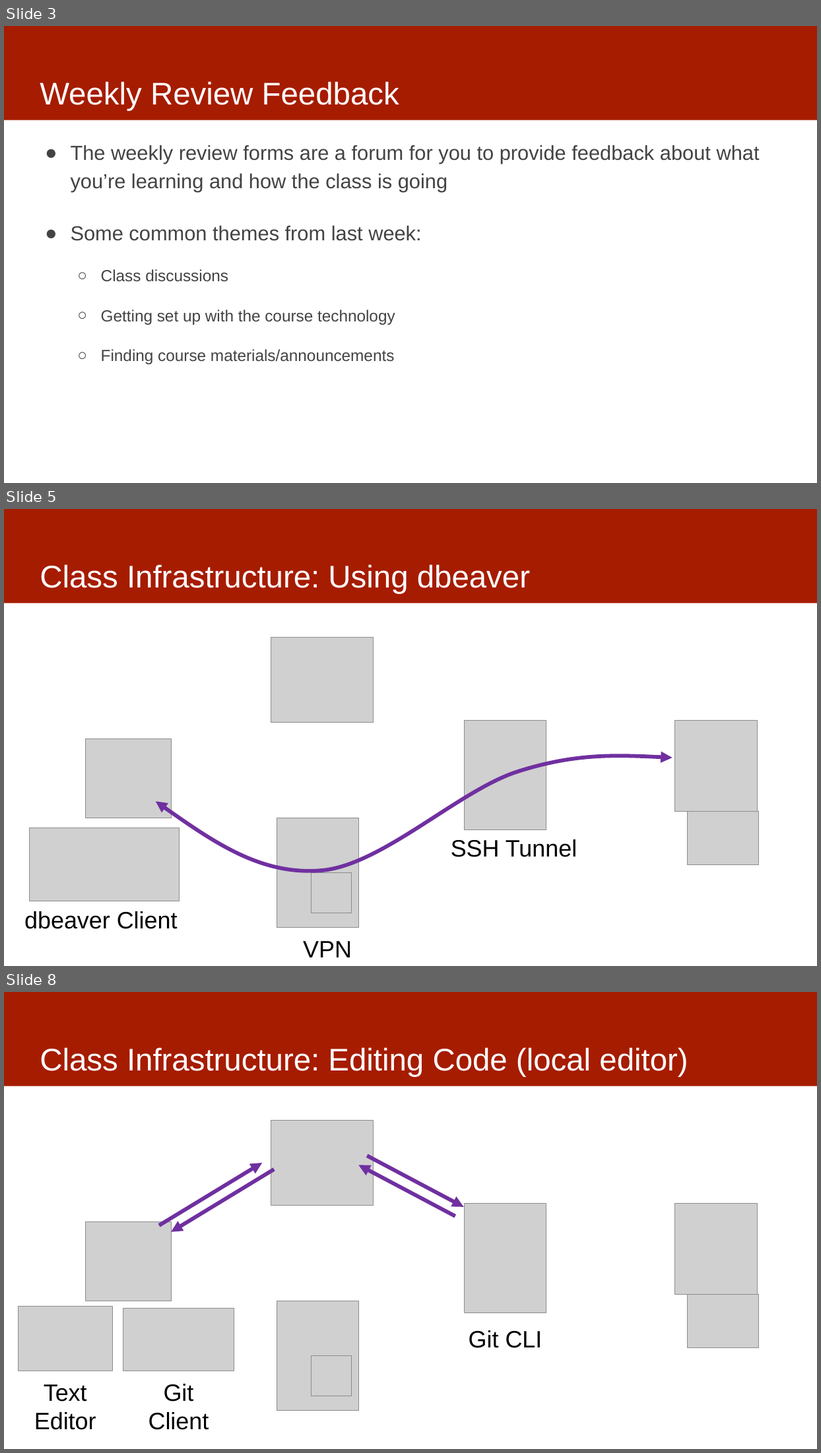
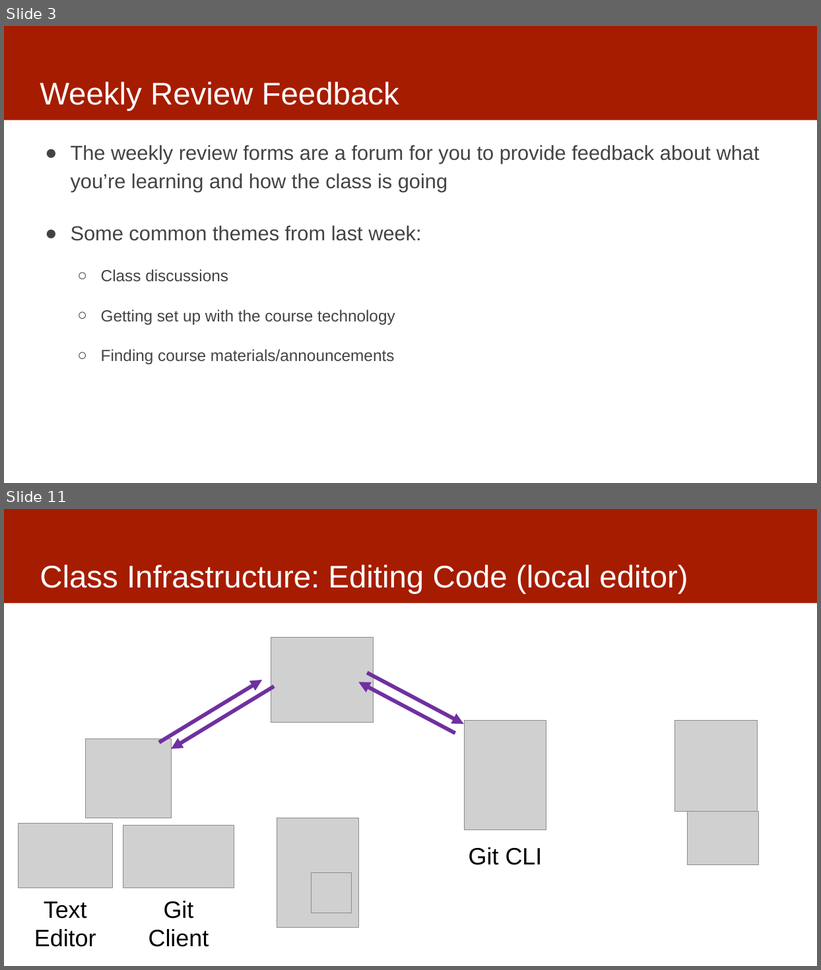
Before and after one commit to dssg/mlforpublicpolicylab, a slide deck: 02 - Case Studies and Acquiring Data/data -- discussion.pptx. Shown one above the other, each under a label of ours: slides 3, 5 and 8 before the commit, slides 3 and 11 after it; the slides between them are not shown. The pictures are 821x1453 and 821x970 pixels, drawn with LibreOffice and Linux fonts; fonts in the diff are those of the drawing; grey boxes stand for pictures. Boxes give left, top, right and bottom in pixels: in the first picture for what was removed or moved away, otherwise in the second. Text is boxed around its words. In the diff, an @@ line names an element or a change of style, - is before the commit and + after.

```diff
--- a/02 - Case Studies and Acquiring Data/data -- discussion.pptx
+++ b/02 - Case Studies and Acquiring Data/data -- discussion.pptx
@@ slide 5 removed at (4, 509, 817, 966), background #FFFFFF; not listed: 1 template element that a slide beside it also shows @@
@@ title removed at (40, 564, 530, 594) @@
-Class Infrastructure: Using dbeaver
@@ picture removed at (271, 638, 374, 722) @@
@@ picture removed at (465, 721, 547, 830) @@
@@ picture removed at (675, 721, 757, 811) @@
@@ picture removed at (85, 739, 171, 819) @@
@@ freeform shape removed at (156, 756, 673, 871) @@
@@ picture removed at (277, 819, 358, 928) @@
@@ picture removed at (687, 811, 758, 865) @@
@@ picture removed at (29, 828, 179, 901) @@
@@ text removed at (451, 840, 577, 857) @@
-SSH Tunnel
@@ picture removed at (311, 873, 351, 914) @@
@@ text removed at (24, 912, 178, 929) @@
-dbeaver Client
@@ text removed at (303, 941, 352, 958) @@
-VPN
@@ what was slide 8 is now slide 11 @@
```
Also in this commit, not shown: 5 slides changed, 5 slides added.
